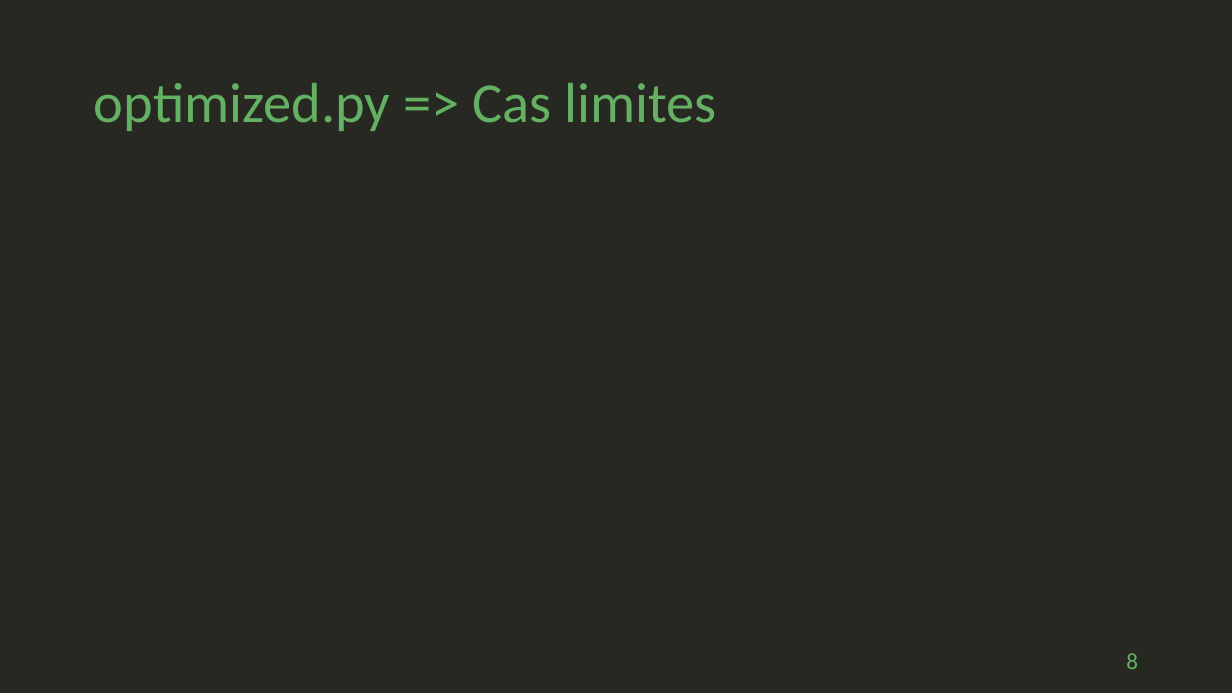
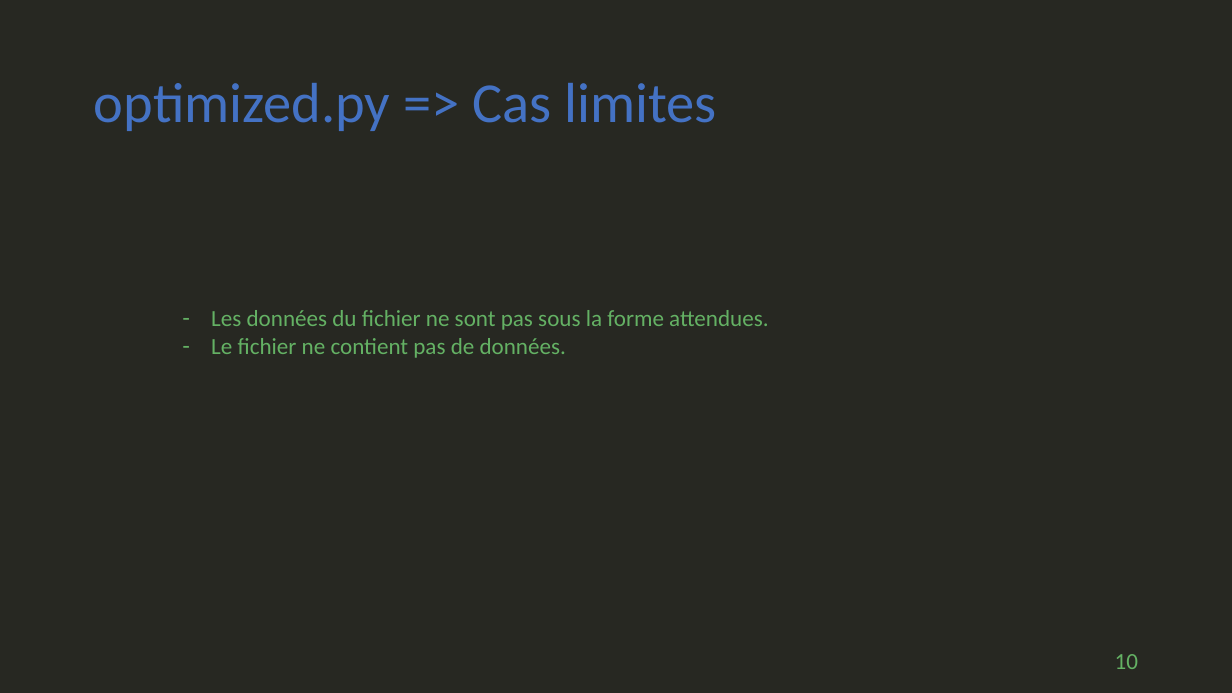
Before and after one commit to geoffrey-ll/OC_P07_Algorithmique, a slide deck: slide 10 of p07_slide.pptx (slide 8 before the commit). Drawn at 1232x693 pixels with LibreOffice and Linux fonts; fonts in the diff are those of the drawing. Boxes give left, top, right and bottom in pixels: in the first picture for what was removed or moved away, otherwise in the second. Text is boxed around its words. In the diff, an @@ line names an element or a change of style, - is before the commit and + after.

```diff
--- a/p07_slide.pptx
+++ b/p07_slide.pptx
@@ title "optimized.py => Cas limites" at box(94, 83, 716, 131): text colour #64B164 to #4472C4 @@
@@ text added at box(211, 310, 768, 358), 18 pt, text #64B164 @@
+– Les données du fichier ne sont pas sous la forme attendues.
+– Le fichier ne contient pas de données.
@@ page number at box(1115, 654, 1138, 669): text changed @@
-8
+10
```
Also in this commit, not shown: 8 other slides changed, 2 slides added.
